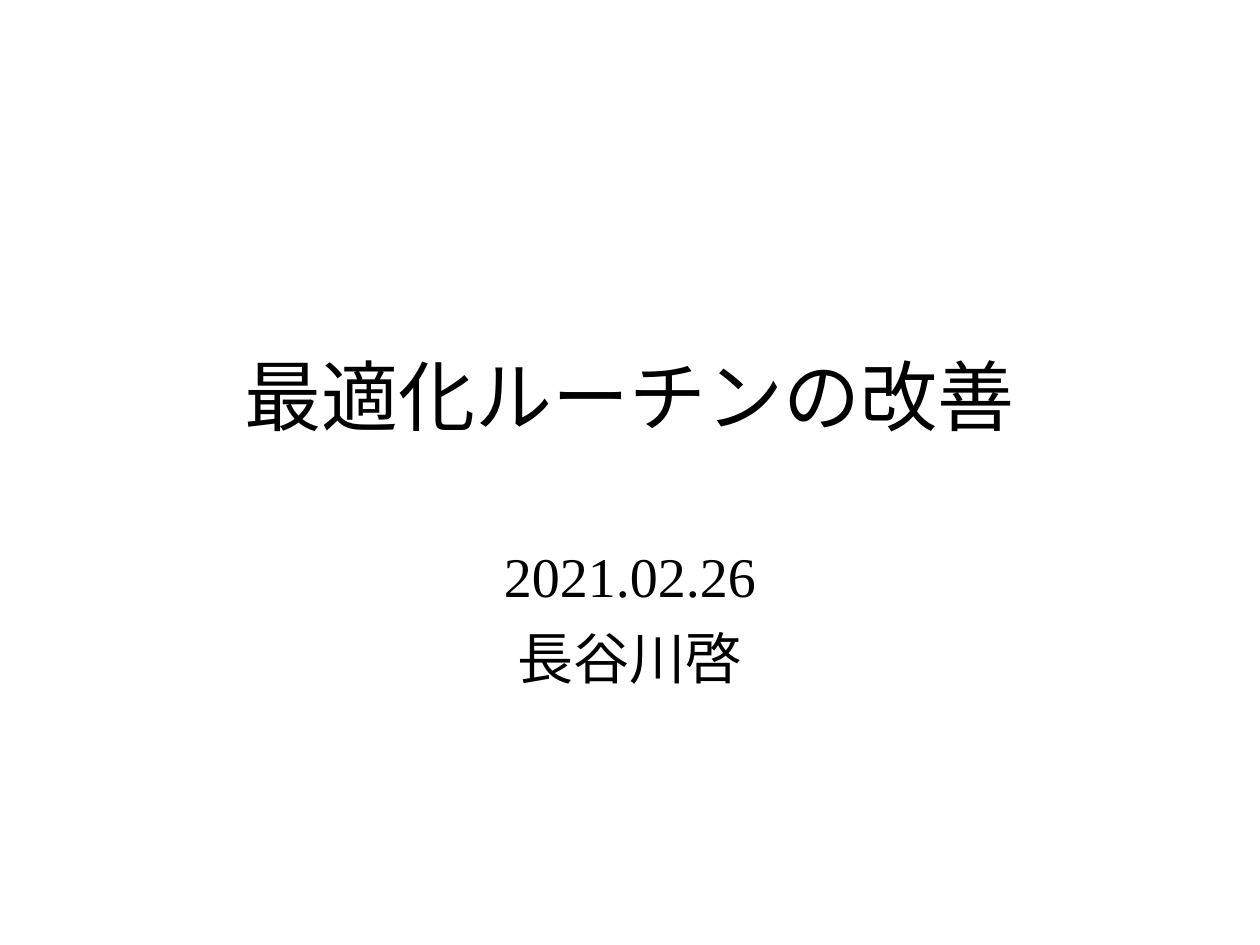
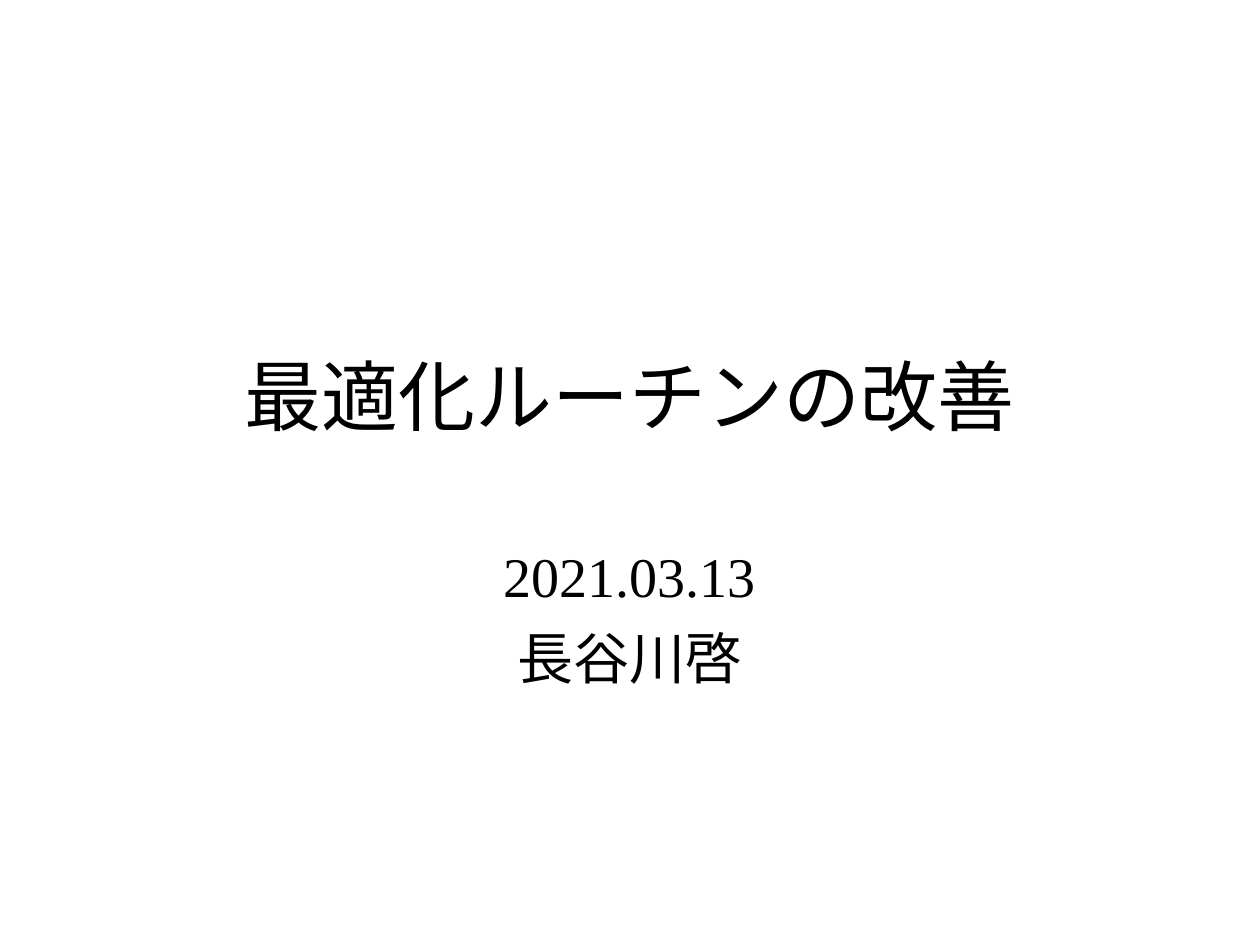
Before and after one commit to KeiHasegawa/hcc1_doc_ppt, a slide deck: slide 1 of 07_opt_imp.ppt. Drawn at 1260x945 pixels with LibreOffice and Linux fonts; fonts in the diff are those of the drawing. Boxes give left, top, right and bottom in pixels: in the first picture for what was removed or moved away, otherwise in the second. Text is boxed around its words. In the diff, an @@ line names an element or a change of style, - is before the commit and + after.

```diff
--- a/07_opt_imp.ppt
+++ b/07_opt_imp.ppt
@@ subtitle at (504, 559, 756, 598): text changed @@
-2021.02.26
+2021.03.13
```
Also in this commit, not shown: 4 slides added, 3 other files.
